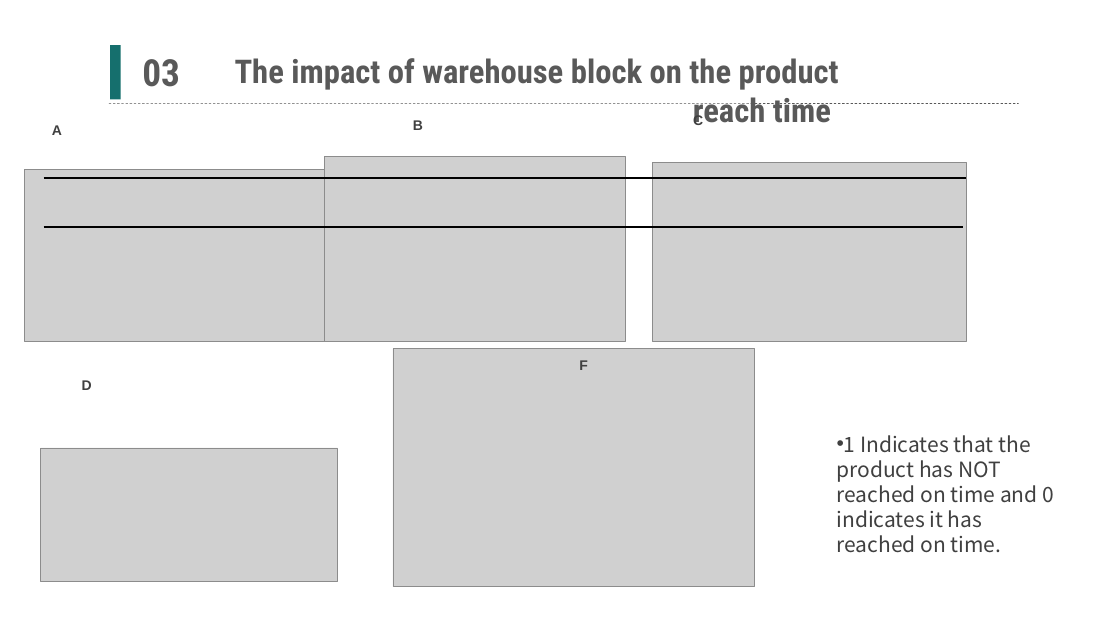
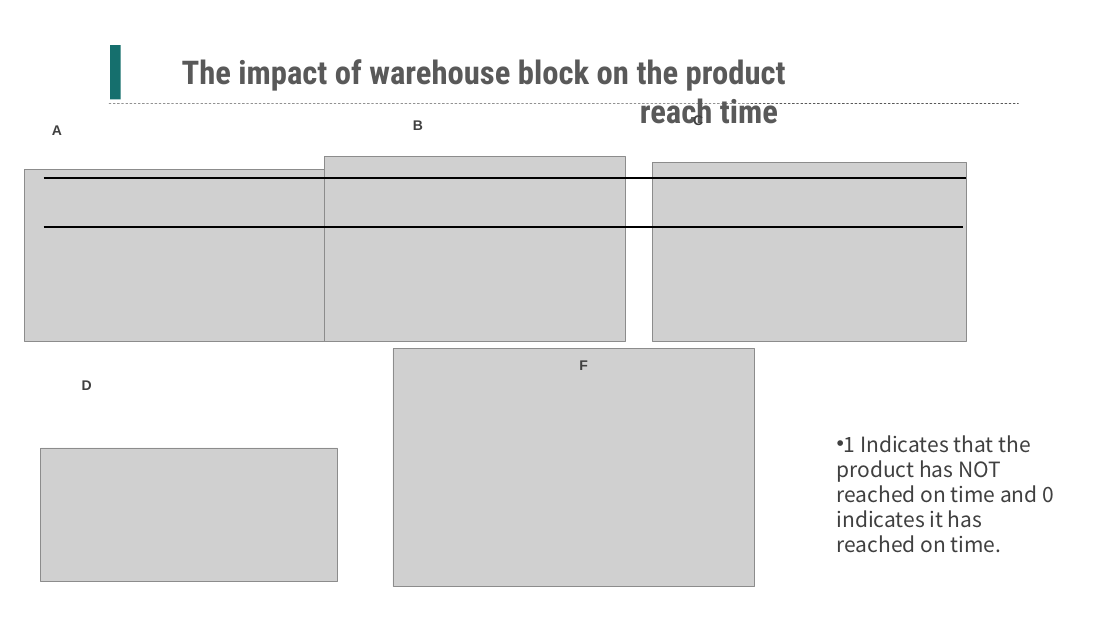
Before and after one commit to ChengQiukai/Team4_final_project, a slide deck: slide 10 of team-4.pptx. Drawn at 1120x630 pixels with LibreOffice and Linux fonts; fonts in the diff are those of the drawing; grey boxes stand for pictures. Boxes give left, top, right and bottom in pixels: in the first picture for what was removed or moved away, otherwise in the second. Text is boxed around its words. In the diff, an @@ line names an element or a change of style, - is before the commit and + after.

```diff
--- a/team-4.pptx
+++ b/team-4.pptx
@@ text "The impact of warehouse block ...": place and size @@
-text "The impact of warehouse block ..." at [235,58,839,125]
+text "The impact of warehouse block ..." at [182,59,786,125]
@@ text removed at [142,59,180,87] @@
-03
```
Also in this commit, not shown: 1 other slide changed, 5 slides added, 2 other files.
